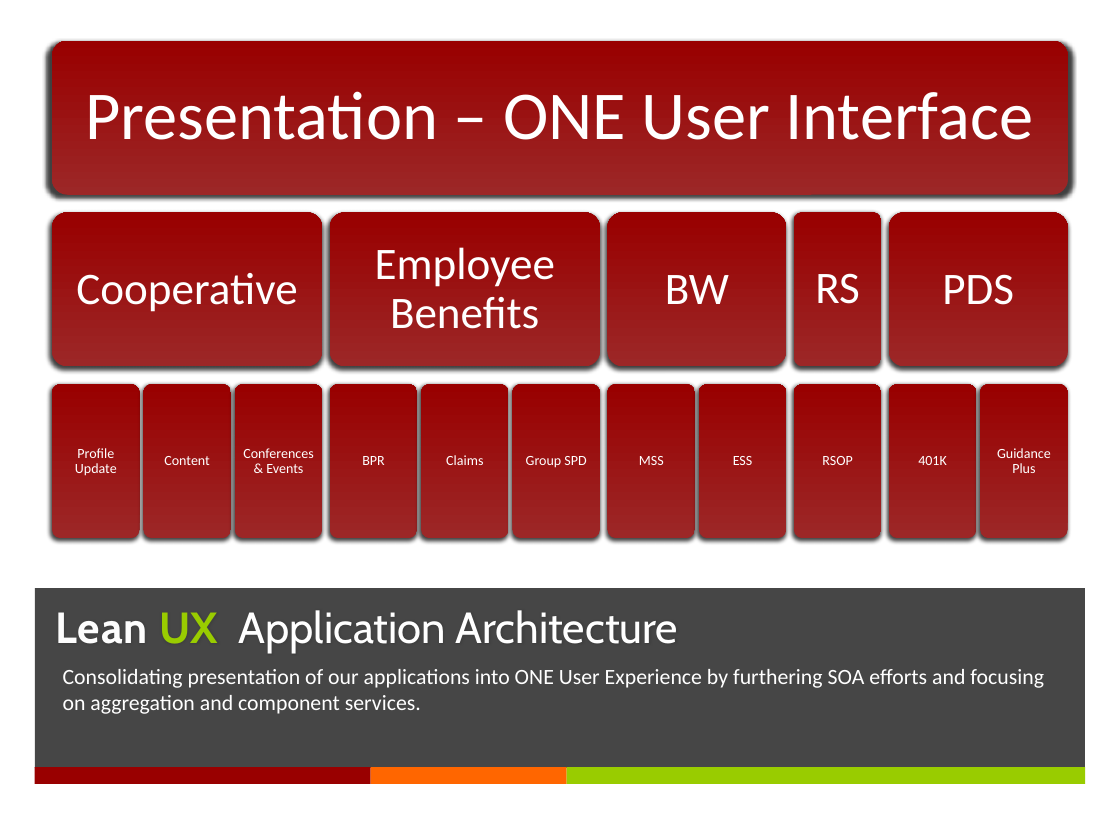
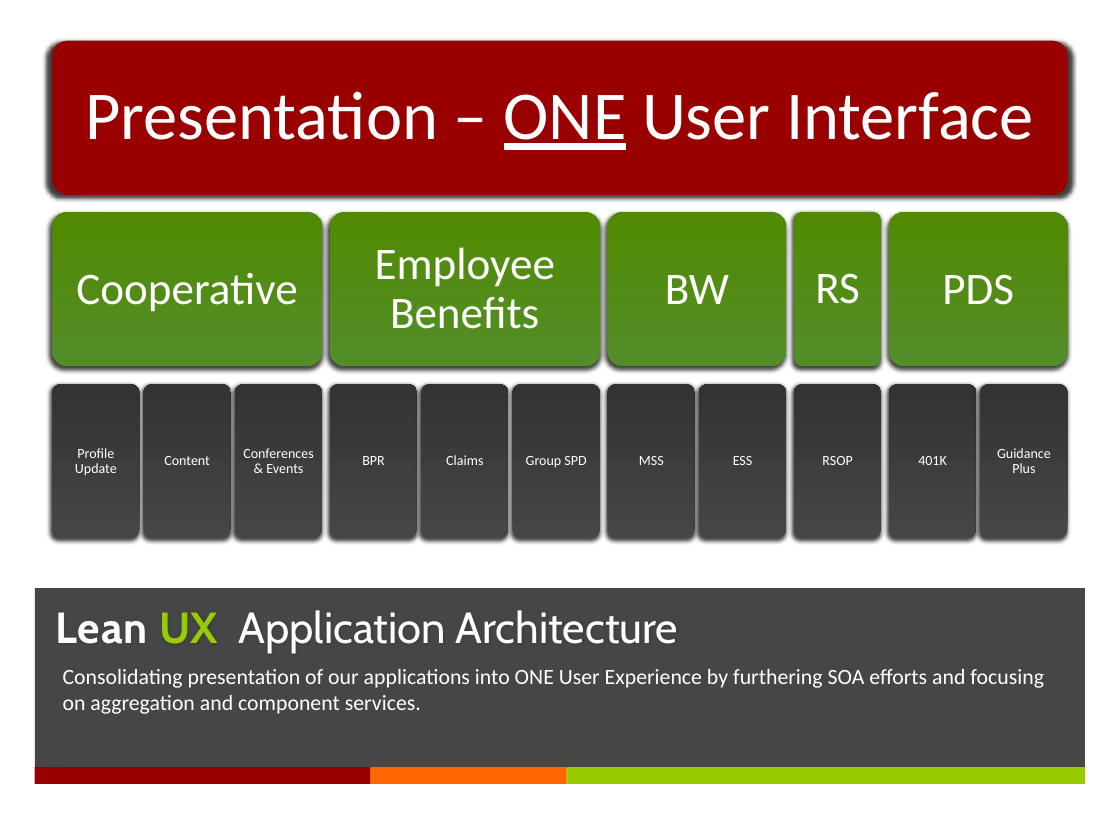
Before and after one commit to DannyDouglass/LeanUx, a slide deck: slide 7 of docs/presentations/LeanUx - IT Management.pptx. Drawn at 1120x840 pixels with LibreOffice and Linux fonts; fonts in the diff are those of the drawing. Boxes give left, top, right and bottom in pixels: in the first picture for what was removed or moved away, otherwise in the second. Text is boxed around its words. In the diff, an @@ line names an element or a change of style, - is before the commit and + after.

```diff
--- a/docs/presentations/LeanUx - IT Management.pptx
+++ b/docs/presentations/LeanUx - IT Management.pptx
@@ rounded rectangle at [52,40,1067,195]: fill gradient #9D2828 to #990000 to #990000 @@
@@ text "Presentation – ONE User Interface" at [85,91,1034,150]: underline on in "ONE" @@
@@ fill gradient #9D2828 to #990000 to gradient #548E2B to #528C00 in 5 elements at [52,213,321,367], [329,213,599,367], [607,213,786,367], [794,213,881,367], [889,213,1068,367] @@
@@ fill gradient #9D2828 to #990000 to gradient #464646 to #333333 in 11 elements at [52,384,139,539], [143,384,231,539], [235,384,323,539], [329,384,417,539], [421,384,508,539], [512,384,599,539], [607,384,694,539], [699,384,786,539], [794,384,881,539], [889,384,977,539], [980,384,1067,539] @@
```
Also in this commit, not shown: 4 other slides changed, 1 slide added.
